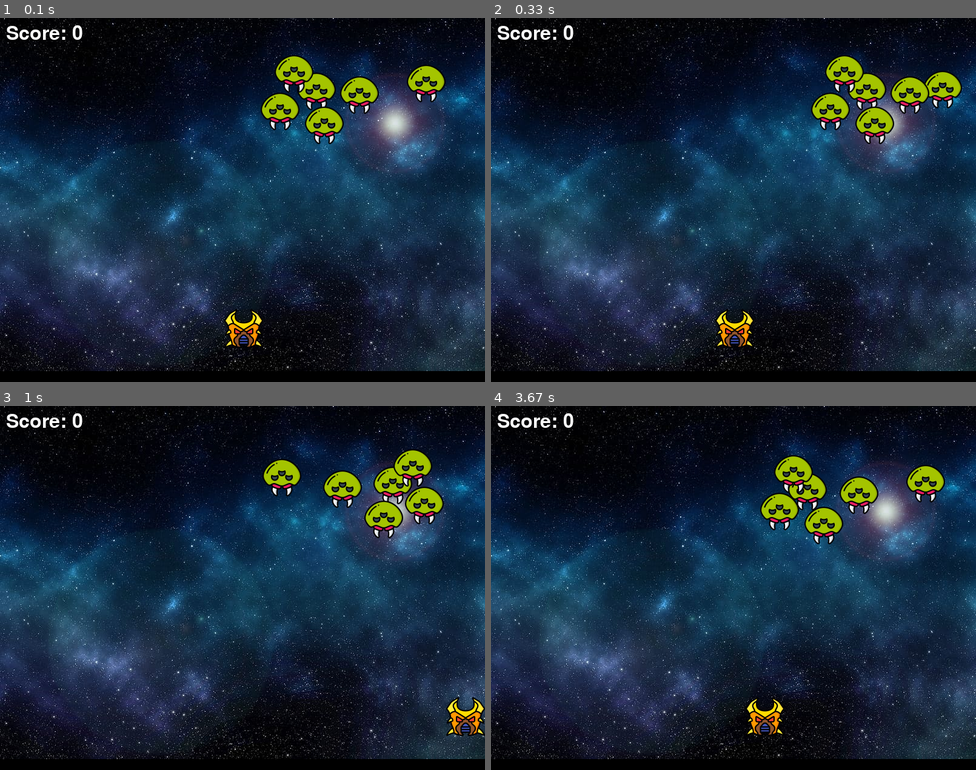
Above: before the commit, frames 1-4 (two rows, left to right).
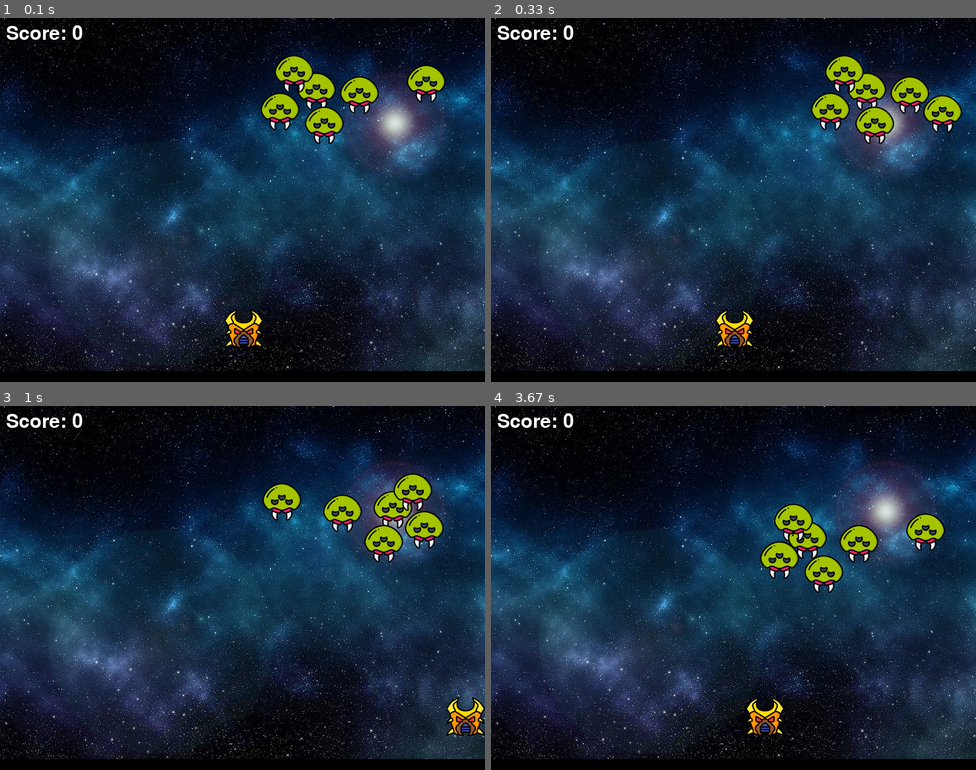
Above: after the commit, the same moments.

Repository: Charger1256A/Space-Invaders-Simple-Pygame
Game: pygame game, started from main.py
The game is run twice, just before and just after one commit, with the same random seed, the same clock (stepped at 60 frames per second) and the same inputs.
Inputs:
- Up to frame 1 (0.1 s): no input
- Up to frame 2 (0.33 s): no input
- Up to frame 3 (1 s): hold Space 0.33-0.8 s; hold D 0.33-0.8 s
- Up to frame 4 (3.67 s): hold A 1.83-2.37 s; hold A 2.4-2.8 s; hold D 2.83-3.47 s; hold A from 3.5 s (still down)

Frame 1 is identical in both runs. In frame 2, 1.0% of the frame differs, in the area x 89-98%, y 14-32%; in frame 3, 5.1%; in frame 4, 6.0%, in the area x 55-94%, y 13-52%.

Commit message:
Everything from tutorial is over

Diff:
--- a/main.py
+++ b/main.py
@@ -1,6 +1,7 @@
 import pygame
 import random
 import math
+from pygame import mixer
 
 # Initialize pygame
 pygame.init()
@@ -10,6 +11,10 @@
 
 # Background
 background = pygame.image.load('space.jpg')
+
+# Background Sounds
+mixer.music.load('background.wav')
+mixer.music.play(-1)
 
 # Title and Icon
 pygame.display.set_caption("Space Invaders")
@@ -35,7 +40,7 @@
     EnemyX.append(random.randint(0, 735))
     EnemyY.append(random.randint(50, 150))
     EnemyX_change.append(7)
-    EnemyY_change.append(10)
+    EnemyY_change.append(50)
 
 # Bullet
 
@@ -53,9 +58,17 @@
 textX = 10
 textY = 10
 
+# Game over text
+over_font = pygame.font.Font('freesansbold.ttf', 64)
+
 def show_score(x, y):
     score = font.render("Score: " + str(score_value), True, (255, 255, 255))
     screen.blit(score, (x, y))
+
+def game_over_text():
+    over_text = over_font.render("GAME OVER!!!", True, (255, 255, 255))
+    screen.blit(over_text, (180, 250))
+
 def player(x, y):
     screen.blit(playerImg, (x, y))
 
@@ -95,6 +108,7 @@
                 PlayerX_change = 15
             if event.key == pygame.K_SPACE:
                 if Bullet_state is "ready":
+                    # Get current x position of player
                     BulletX = PlayerX
                     fire_bullet(BulletX, BulletY)
 
@@ -112,6 +126,15 @@
 
     # Enemy movement
     for i in range(num_of_enemies):
+
+        # Game Over
+        if EnemyY[i] > 440:
+            for j in range(num_of_enemies):
+                EnemyY[j] = 2000
+
+            game_over_text()
+            break
+
         EnemyX[i] += EnemyX_change[i]
 
         if EnemyX[i] < 0:
Not shown, added: background.wav
Not shown, added: explosion.wav
Not shown, added: laser.wav
